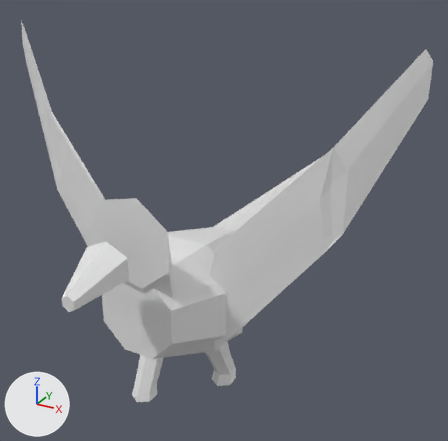
What one commit did to the OBJ model data/animals/periquito/walk/2.obj.
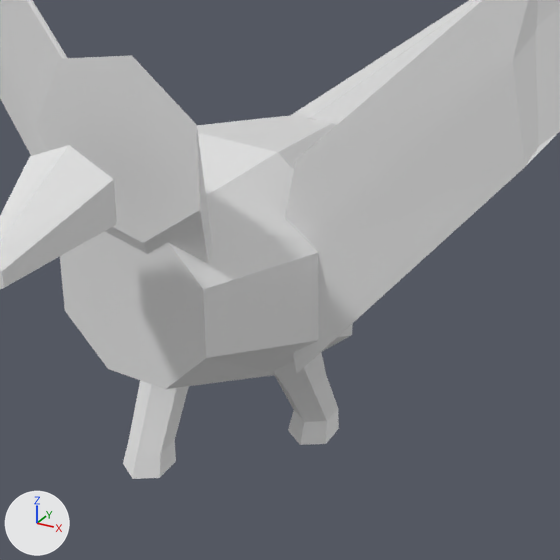
There are two pictures of each version: one whole from a 50 mm lens placed at (0.521, -0.8, 0.755), pointed at (-0.001, 0.15, 0.28), one close up on the part from 16% to 76% of the width and 39% to 100% of the height. Arrows for +X, +Y and +Z are at lower left; the lights stay in place. The first two pictures are the older version. Where no turn or scale is listed for an object, it has been applied to the vertices.

The first close-up shows 'periquito_walk_2'.
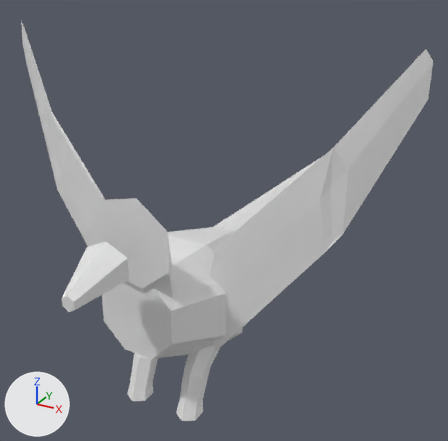
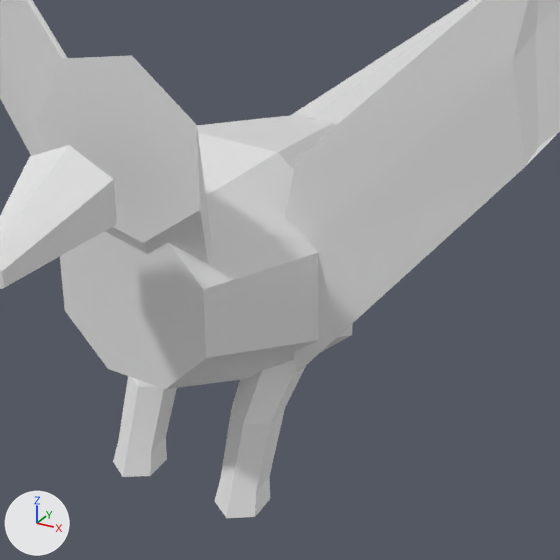
The newer file is also turned or shifted as a whole; pictures and numbers use the older file's frame.

What changed in the scene script:
```text
Change me_periquito_walk_2:
    used by ob_periquito_walk_2; location = (0.0, 0.0, 0.0)
    remove me_periquito_walk_2.from_pydata(...)  # 156 vertices, 280 faces; spans x -0.365..0.363, y -0.285..0.624, z 0.0..0.637
    add me_periquito_walk_2.from_pydata(...)  # 156 vertices, 280 faces; spans x -0.365..0.363, y -0.285..0.624, z 0.012..0.637
    me_periquito_walk_2 part 1: all 13 vertices in x 0.033..0.073, y 0.025..0.077, z 0.0..0.02 are moved by (0.0, -0.124, 0.012)
    me_periquito_walk_2 part 2: all 6 vertices in x 0.034..0.072, y 0.004..0.052, z 0.073 are moved by (0.0, -0.073, 0.014)
    me_periquito_walk_2 part 3: all 6 vertices in x -0.072..-0.034, y -0.052..-0.004, z 0.073 are moved by (0.0, -0.017, 0.014)
    me_periquito_walk_2 part 4: all 13 vertices in x -0.073..-0.033, y -0.085..-0.033, z 0.0..0.02 are moved by (0.0, -0.013, 0.012)
```

Location of each change, (x1, y1, x2, y2) in pixels of the close-ups (560 x 560 px; the box of a moved part takes in the faces that stretch with it):
'periquito_walk_2', reshaped
    before: (0, 0, 560, 479)
    after: (0, 0, 560, 518)
part 1 of me_periquito_walk_2, moved or reshaped
    before: (288, 409, 339, 445)
    after: (215, 477, 270, 518)
part 2 of me_periquito_walk_2, moved or reshaped
    before: (273, 352, 338, 422)
    after: (221, 360, 306, 493)
part 3 of me_periquito_walk_2, moved or reshaped
    before: (128, 380, 189, 455)
    after: (119, 376, 177, 453)
part 4 of me_periquito_walk_2, moved or reshaped
    before: (123, 440, 176, 479)
    after: (113, 438, 167, 477)
